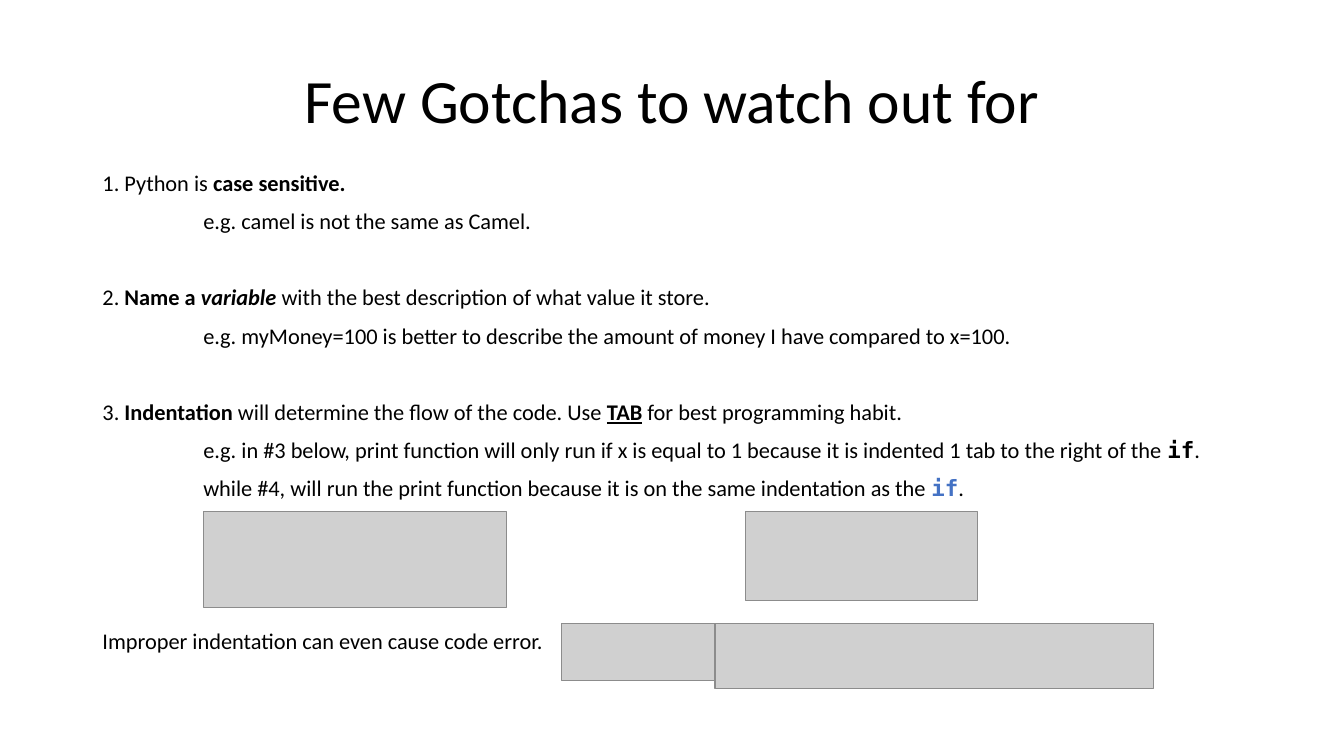
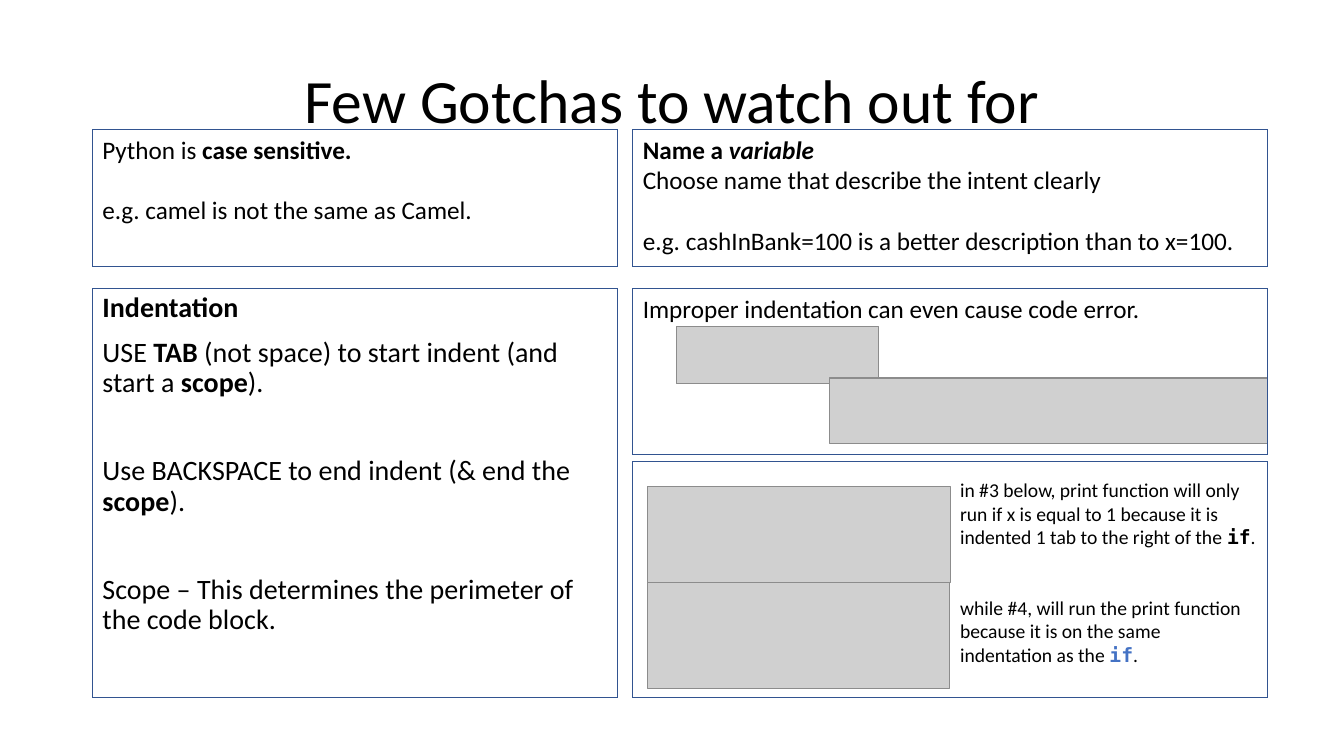
Before and after one commit to henrywma/foConnect, a slide deck: slide 9 of Python guide.pptx. Drawn at 1344x756 pixels with LibreOffice and Linux fonts; fonts in the diff are those of the drawing; grey boxes stand for pictures. Boxes give left, top, right and bottom in pixels: in the first picture for what was removed or moved away, otherwise in the second. Text is boxed around its words. In the diff, an @@ line names an element or a change of style, - is before the commit and + after.

```diff
--- a/Python guide.pptx
+++ b/Python guide.pptx
@@ rectangle added at box(93, 129, 618, 266), outline #325491 0.75 pt, 18 pt, text #000000 @@
+Python is case sensitive.
+e.g. camel is not the same as Camel.
@@ rectangle added at box(633, 129, 1267, 266), outline #325491 0.75 pt, 18 pt, text #000000 @@
+Name a variable
+Choose name that describe the intent clearly
+e.g. cashInBank=100 is a better description than to x=100.
@@ text removed at box(102, 175, 1200, 653) @@
-1. Python is case sensitive.
-e.g. camel is not the same as Camel.
-2. Name a variable with the best description of what value it store.
-e.g. myMoney=100 is better to describe the amount of money I have compared to x=100.
-3. Indentation will determine the flow of the code. Use TAB for best programming habit.
-e.g. in #3 below, print function will only run if x is equal to 1 because it is indented 1 tab to the right of the if.
-while #4, will run the print function because it is on the same indentation as the if.
-Improper indentation can even cause code error.
@@ text added at box(93, 288, 618, 698), outline #325491 0.75 pt, 20 pt, text #000000 @@
+Indentation
+USE TAB (not space) to start indent (and start a scope).
+Use BACKSPACE to end indent (& end the scope).
+Scope – This determines the perimeter of the code block.
@@ rectangle added at box(633, 288, 1267, 454), outline #325491 0.75 pt, 18 pt, text #000000 @@
+Improper indentation can even cause code error.
@@ picture: place and size @@
-picture at box(562, 623, 764, 681)
+picture at box(677, 327, 879, 384)
@@ picture: place and size @@
-picture at box(715, 623, 1153, 689)
+picture at box(830, 378, 1268, 444)
@@ rectangle added at box(633, 462, 1267, 698), outline #325491 0.75 pt @@
@@ picture: place and size @@
-picture at box(204, 511, 506, 607)
+picture at box(647, 487, 950, 583)
@@ text added at box(960, 483, 1256, 662), 14 pt, text #000000 @@
+in #3 below, print function will only run if x is equal to 1 because it is indented 1 tab to the right of the if.
+while #4, will run the print function because it is on the same indentation as the if.
@@ picture: place and size @@
-picture at box(746, 511, 978, 600)
+picture at box(647, 583, 950, 689)
```
Also in this commit, not shown: 7 other slides changed.
